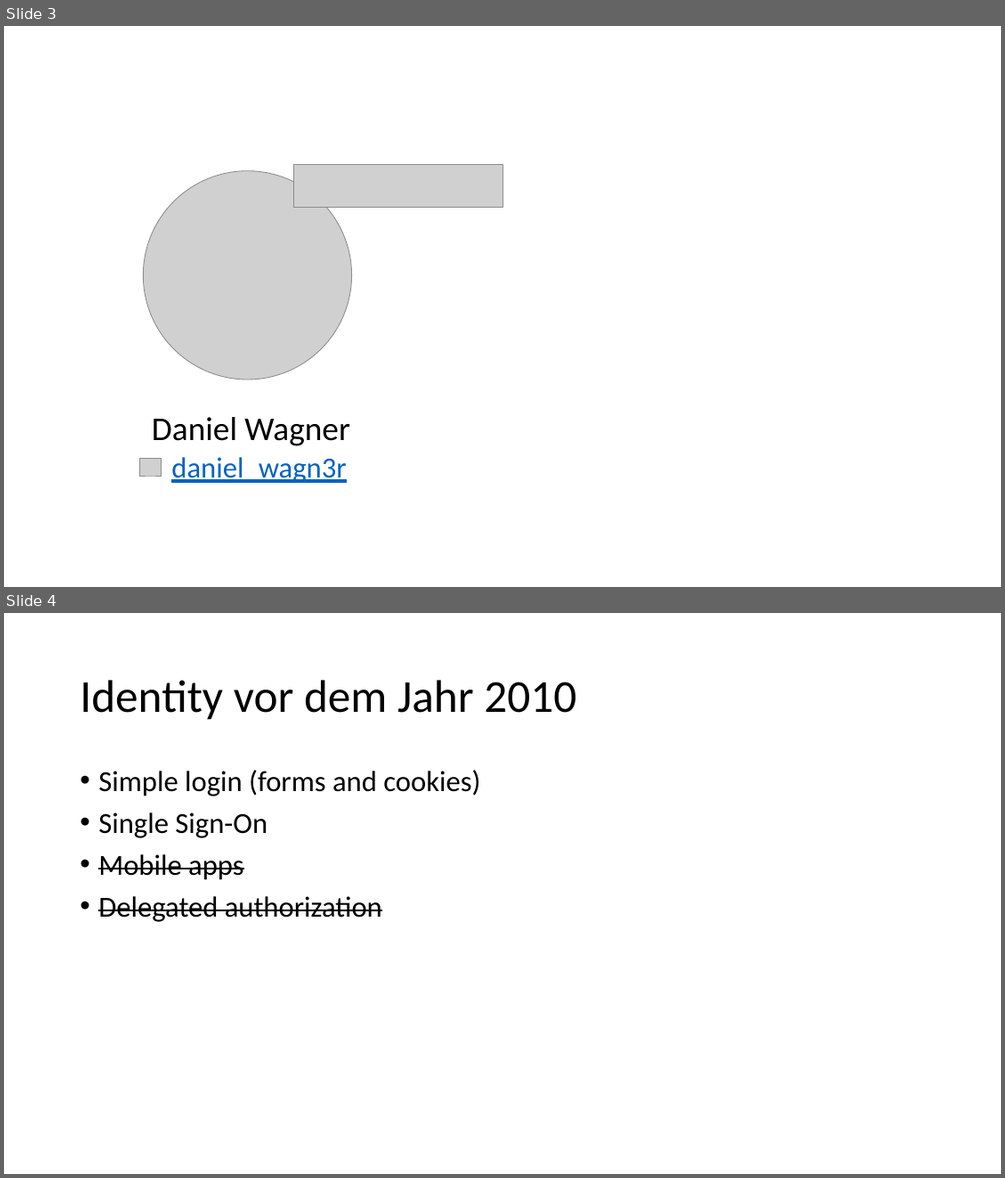
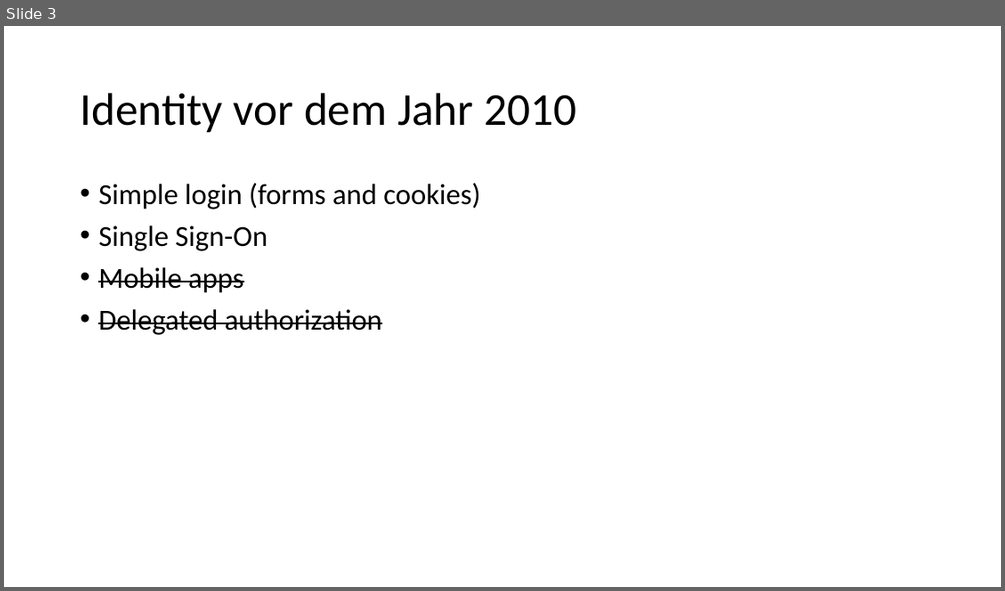
Before and after one commit to danielwagn3r/openid-workshop, a slide deck: OpenID Connect & OAuth.pptx. Shown one above the other, each under a label of ours: slides 3 and 4 before the commit, slide 3 after it. The pictures are 1005x1178 and 1005x591 pixels, drawn with LibreOffice and Linux fonts; fonts in the diff are those of the drawing; grey boxes stand for pictures. Boxes give left, top, right and bottom in pixels: in the first picture for what was removed or moved away, otherwise in the second. Text is boxed around its words. In the diff, an @@ line names an element or a change of style, - is before the commit and + after.

```diff
--- a/OpenID Connect & OAuth.pptx
+++ b/OpenID Connect & OAuth.pptx
@@ slide 3 removed at (4,26,1001,587), background #FFFFFF @@
@@ picture removed at (143,171,352,379) @@
@@ picture removed at (293,164,502,207) @@
@@ text removed at (152,417,350,446) @@
-Daniel Wagner
@@ picture removed at (139,459,161,476) @@
@@ text removed at (171,457,346,483) @@
-daniel_wagn3r
@@ what was slide 4 is now slide 3 @@
```
Also in this commit, not shown: 9 slides changed, 2 slides added, 1 other slide removed.
